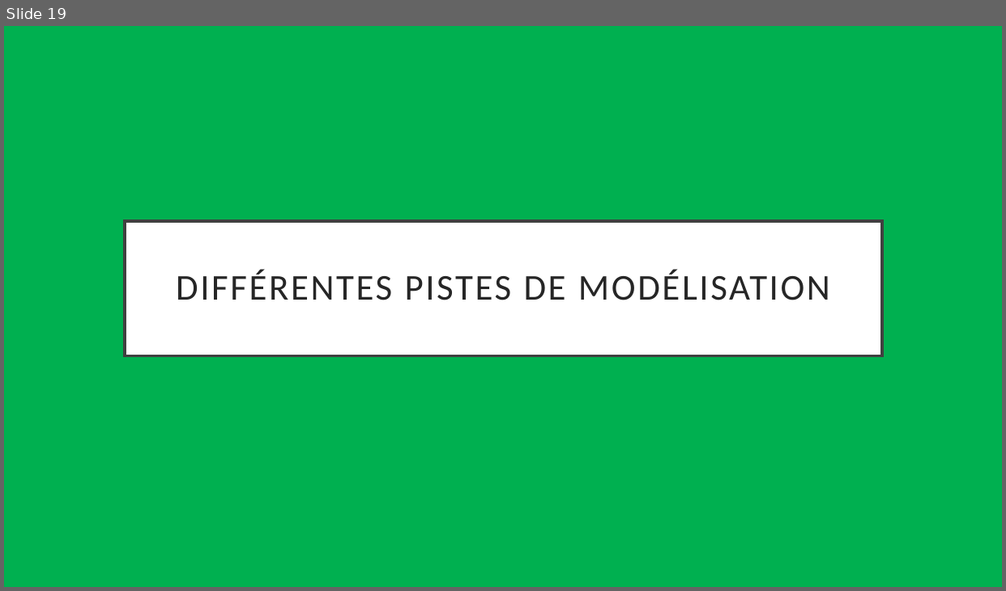
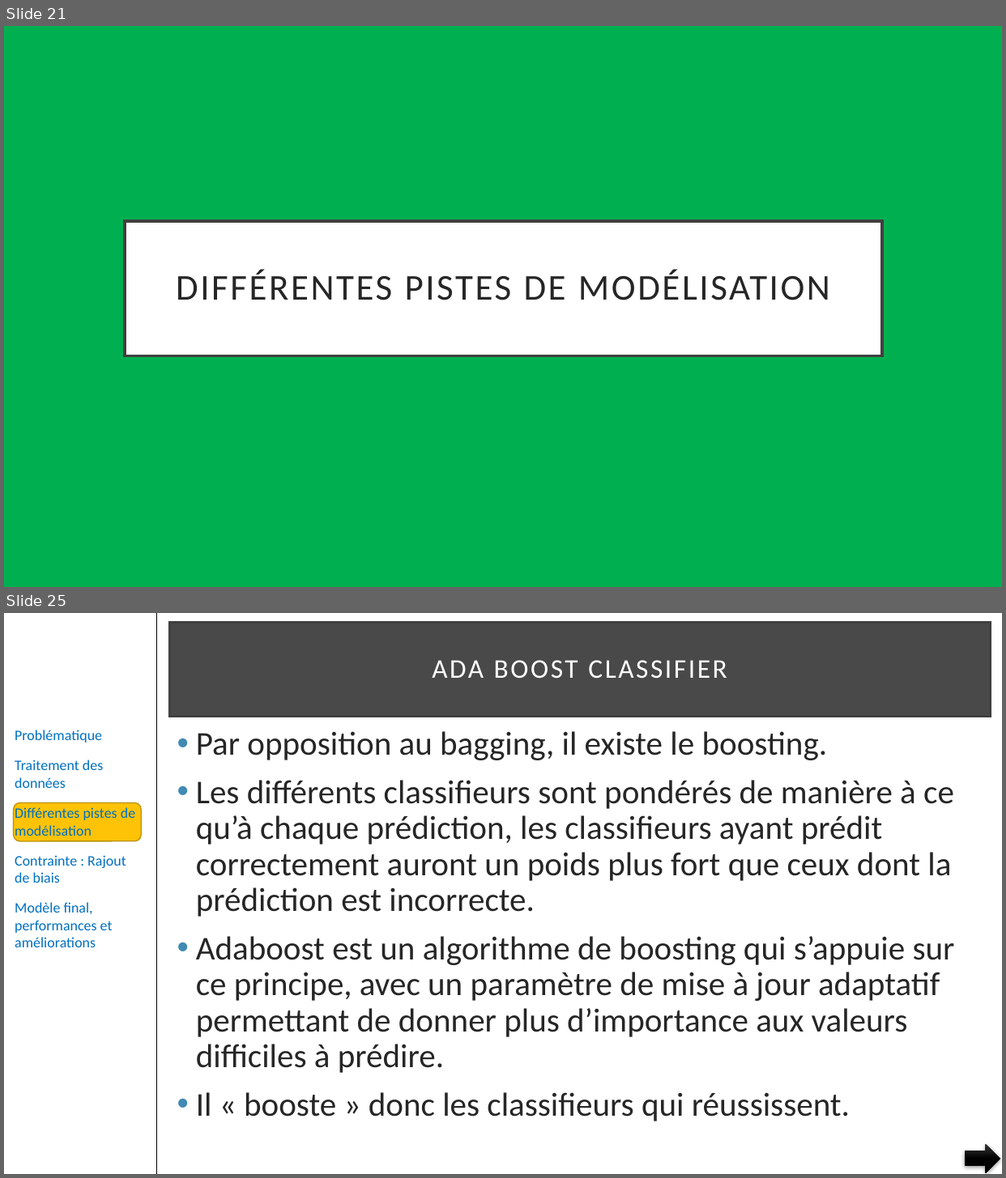
Before and after one commit to pfroide/python, a slide deck: Projet_5/p5.pptx. Shown one above the other, each under a label of ours: slide 19 before the commit, slides 21 and 25 after it; the slides between them are not shown. The pictures are 1006x591 and 1006x1178 pixels, drawn with LibreOffice and Linux fonts; fonts in the diff are those of the drawing. Boxes give left, top, right and bottom in pixels: in the first picture for what was removed or moved away, otherwise in the second. Text is boxed around its words. In the diff, an @@ line names an element or a change of style, - is before the commit and + after.

```diff
--- a/Projet_5/p5.pptx
+++ b/Projet_5/p5.pptx
@@ slide 25 added at box(4, 613, 1002, 1174), background #FFFFFF @@
@@ line added from (157, 613) to (157, 1174), #000000 1 pt @@
@@ title added at box(169, 623, 990, 717), fill #0D0D0D at 75% opacity, outline #404040 2.5 pt, 26 pt, text #FFFFFF @@
+ADA BOOST CLASSIFIER
@@ text added at box(15, 730, 135, 948), 14 pt, text #0070C0 @@
+Problématique
+Traitement des données
+Différentes pistes de modélisation
+Contrainte : Rajout de biais
+Modèle final, performances et améliorations
@@ text added at box(196, 731, 955, 1122), 32 pt, text #262626 @@
+• Par opposition au bagging, il existe le boosting.
+• Les différents classifieurs sont pondérés de manière à ce qu’à chaque prédiction, les classifieurs ayant prédit correctement auront un poids plus fort que ceux dont la prédiction est incorrecte.
+• Adaboost est un algorithme de boosting qui s’appuie sur ce principe, avec un paramètre de mise à jour adaptatif permettant de donner plus d’importance aux valeurs difficiles à prédire.
+• Il « booste » donc les classifieurs qui réussissent.
@@ rounded rectangle added at box(14, 803, 142, 841), fill #FEC306, outline #BC9004 1 pt @@
@@ right arrow added at box(965, 1144, 1000, 1174), fill gradient #393939 to #000000 @@
@@ what was slide 19 is now slide 21 @@
```
Also in this commit, not shown: 25 slides changed, 14 other slides added, 13 slides removed.
